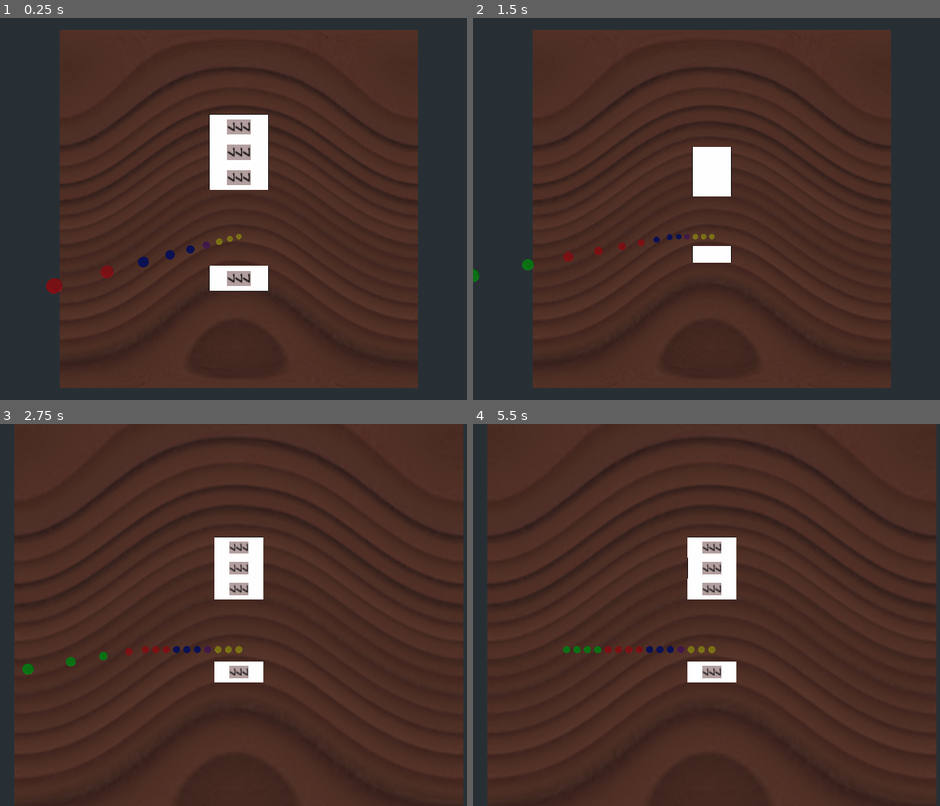
Above: before the commit, frames 1-4 (two rows, left to right).
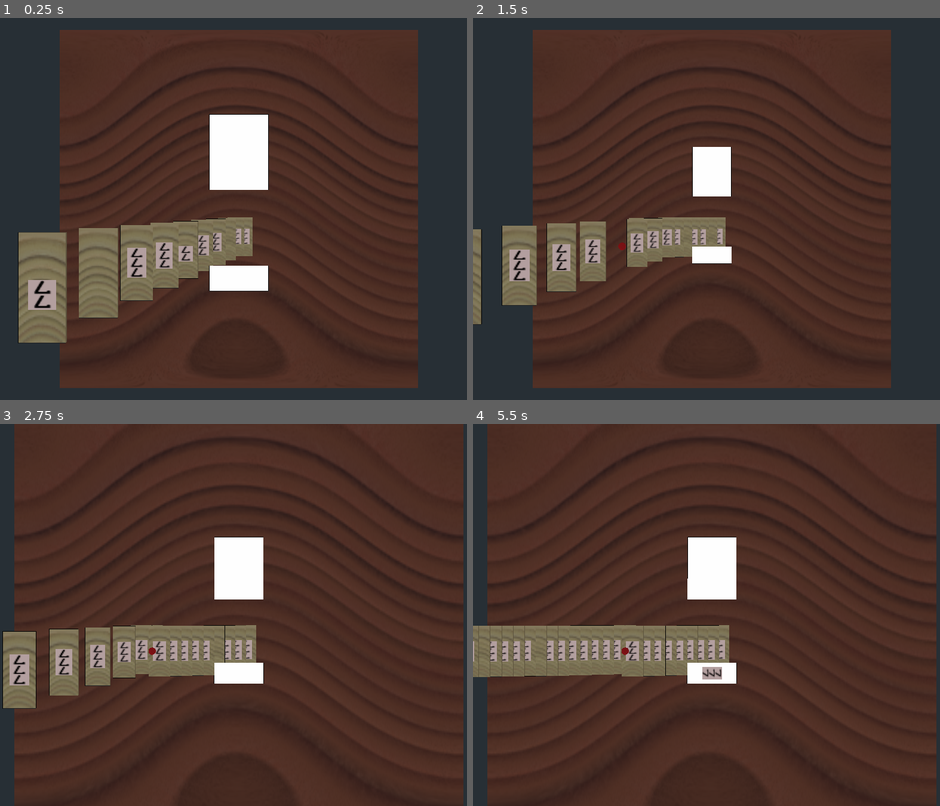
Above: after the commit, the same moments.

Repository: turulomio/gdparchis
Game: Godot game, scene res://scenes/Game4.tscn
Two runs of this game, one before a commit and one after it. Both use one fixed random seed, a clock stepped at 60 frames per second and the inputs below. Before the commit the project starts from res://Game4.tscn.
Inputs (mouse positions are in pixels of both pictures, inside the frame that each line leads up to):
- Up to frame 1 (0.25 s): no input
- Up to frame 2 (1.5 s): move the mouse to (818, 189) at 0.52 s; click (818, 189) at 0.6 s; move the mouse to (617, 228) at 1.27 s; click (617, 228) at 1.35 s
- Up to frame 3 (2.75 s): move the mouse to (284, 530) at 2.02 s; tap Z (zoom_in) at 2.1 s; click (284, 530) at 2.3 s
- Up to frame 4 (5.5 s): move the mouse to (687, 691) at 2.77 s; tap A (zoom_out) at 2.85 s; click (687, 691) at 3.05 s; move the mouse to (855, 672) at 3.52 s; click (855, 672) at 3.6 s; move the mouse to (566, 557) at 4.27 s; click (566, 557) at 4.35 s; move the mouse to (734, 615) at 5.02 s; tap Z (zoom_in) at 5.1 s; click (734, 615) at 5.3 s

The runs differ from the first frame. In frame 1, 10% of the frame differs, in the area x 3-55%, y 26-86%; in frame 2, 6.2%; in frame 3, 7.7%; in frame 4, 7.4%.

Commit message:
Changed scenes locations

Diff:
--- a/4_square_normal.gd
+++ /dev/null
@@ -1,7 +0,0 @@
-extends KinematicBody
-
-var gravity : int = 800
-var vel : Vector3 = Vector3(0,-100,0)
-
-func _physics_process(_delta):
-	return move_and_slide(vel,Vector3.UP)
--- a/project.godot
+++ b/project.godot
@@ -12,16 +12,22 @@
 "base": "KinematicBody",
 "class": "Piece",
 "language": "GDScript",
-"path": "res://Piece.gd"
+"path": "res://scenes/Piece.gd"
+}, {
+"base": "KinematicBody",
+"class": "SquareNormal4",
+"language": "GDScript",
+"path": "res://scenes/SquareNormal4.gd"
 } ]
 _global_script_class_icons={
-"Piece": ""
+"Piece": "",
+"SquareNormal4": ""
 }
 
 [application]
 
 config/name="Gdparchis"
-run/main_scene="res://Game4.tscn"
+run/main_scene="res://scenes/Game4.tscn"
 config/icon="res://icon.png"
 
 [display]
--- a/Game4.gd
+++ b/scenes/Game4.gd
@@ -13,11 +13,19 @@
 # Called when the node enters the scene tree for the first time.
 func _ready():
 	## Creating pieces
+	var piece_scene=load("res://scenes/Piece.tscn")
 	for i in range(16):
-		var piece_scene=load("res://Piece.tscn")
 		var piece=piece_scene.instance()
 		add_child(piece)
 		piece.set_id(i)
+
+	## Creating squares
+	var square_scene=load("res://scenes/SquareNormal4.tscn")
+	for i in range(104):
+		var square=square_scene.instance()
+		add_child(square)
+		square.set_id(i)
+
 
 
 
@@ -27,10 +35,10 @@
 func _process(_delta):
 	if Input.is_action_just_pressed("piece_click"):
 		var object=get_object_under_mouse()
-		if object.filename=="res://Piece.tscn":
+		if object.filename=="res://scenes/Piece.tscn":
 			object.global_transform.origin.y=20
 			print(object.id)
-		if object.filename=="res://4_square_normal.tscn":
+		if object.filename=="res://scenes/SquareNormal4.tscn":
 			object.global_transform.origin.y=20
 
 	if Input.is_action_just_pressed("zoom_in"):
--- a/Game4.tscn
+++ b/scenes/Game4.tscn
@@ -1,8 +1,8 @@
 [gd_scene load_steps=5 format=2]
 
-[ext_resource path="res://Board4.tscn" type="PackedScene" id=1]
-[ext_resource path="res://Game4.gd" type="Script" id=3]
-[ext_resource path="res://4_square_normal.tscn" type="PackedScene" id=4]
+[ext_resource path="res://scenes/Board4.tscn" type="PackedScene" id=1]
+[ext_resource path="res://scenes/Game4.gd" type="Script" id=3]
+[ext_resource path="res://scenes/SquareNormal4.tscn" type="PackedScene" id=4]
 
 [sub_resource type="PhysicsMaterial" id=1]
 
--- a/Piece.tscn
+++ b/scenes/Piece.tscn
@@ -1,6 +1,6 @@
 [gd_scene load_steps=6 format=2]
 
-[ext_resource path="res://Piece.gd" type="Script" id=1]
+[ext_resource path="res://scenes/Piece.gd" type="Script" id=1]
 [ext_resource path="res://images/wood.png" type="Texture" id=2]
 
 [sub_resource type="CylinderMesh" id=4]
--- /dev/null
+++ b/scenes/SquareNormal4.gd
@@ -0,0 +1,29 @@
+extends KinematicBody
+class_name SquareNormal4
+
+var vel : Vector3 = Vector3(0,-100,0)
+var id : int = 0
+
+func _physics_process(_delta):
+	return move_and_slide(vel,Vector3.UP)
+
+
+# https://raw.githubusercontent.com/godotengine/godot-docs/master/img/color_constants.png
+func set_color(s):
+	var image = load("res://images/wood.png")
+
+	var new_material = SpatialMaterial.new()
+	new_material.albedo_texture = image
+	new_material.albedo_color = s
+	$MeshInstance.material_override=new_material
+
+func set_id(node_id):
+	self.id=node_id
+
+	match(self.id):
+		0:
+			self.set_color(ColorN("yellow",1))
+			self.global_transform.origin=Vector3(-3*self.id+5, self.id*8, 10)
+		_:
+			self.set_color(ColorN("white",1))
+			self.global_transform.origin=Vector3(-3*self.id+5, self.id*8, 10)
--- a/4_square_normal.tscn
+++ b/scenes/SquareNormal4.tscn
@@ -1,6 +1,6 @@
 [gd_scene load_steps=11 format=2]
 
-[ext_resource path="res://4_square_normal.gd" type="Script" id=1]
+[ext_resource path="res://scenes/SquareNormal4.gd" type="Script" id=1]
 [ext_resource path="res://images/7.png" type="Texture" id=2]
 
 [sub_resource type="CubeMesh" id=4]
Renamed: Board4.tscn -> scenes/Board4.tscn
Renamed: Piece.gd -> scenes/Piece.gd
